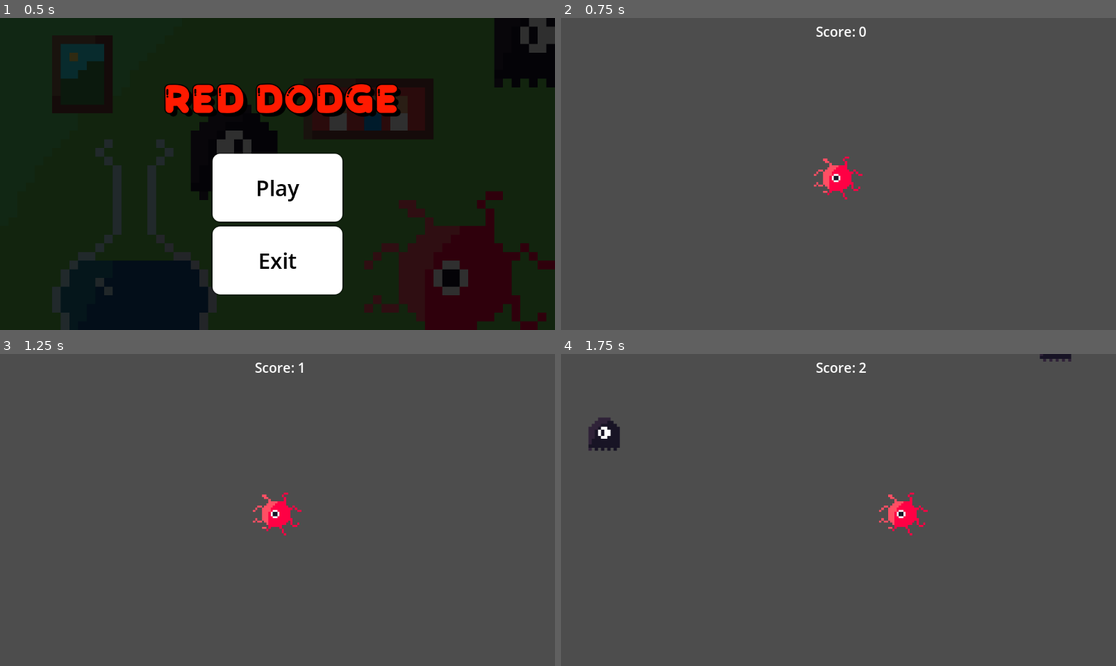
Above: before the commit, frames 1-4 (two rows, left to right).
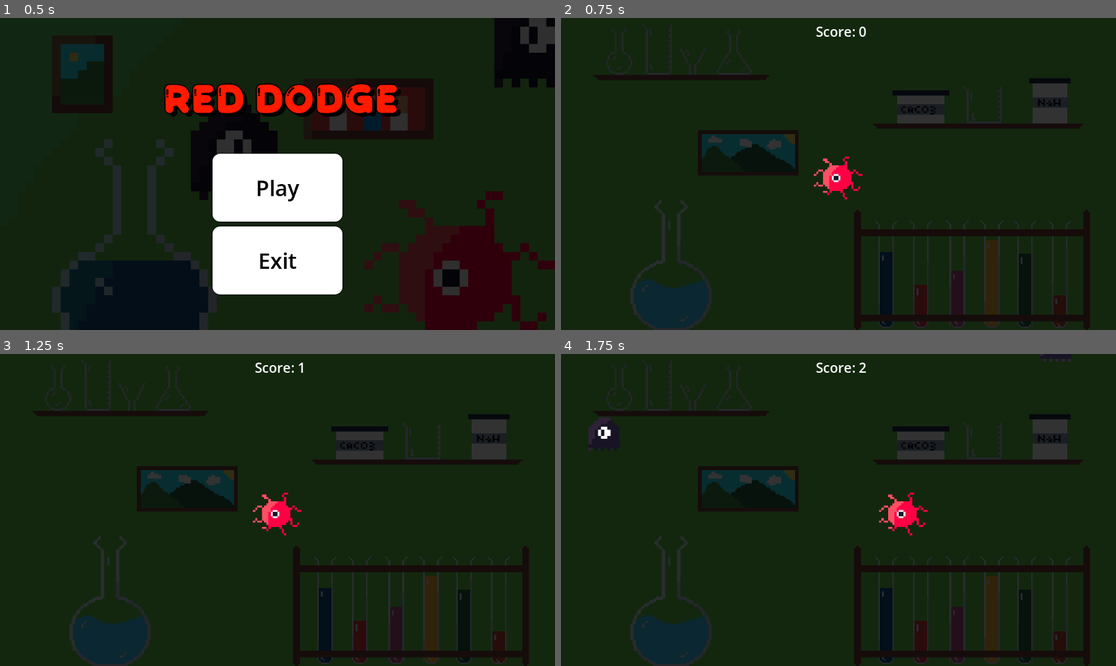
Above: after the commit, the same moments.

Repository: modwodmm/RedDodge
Game: Godot game, scene res://main.tscn
The game is run twice, just before and just after one commit, with the same random seed, the same clock (stepped at 60 frames per second) and the same inputs.
Inputs:
- Up to frame 1 (0.5 s): no input
- Up to frame 2 (0.75 s): click "Play" at 0.5 s
- Up to frame 3 (1.25 s): no input
- Up to frame 4 (1.75 s): tap Enter at 1.25 s; hold D (go_right) from 1.28 s (still down)

Frame 1 is identical in both runs. In frame 2, 99% of the frame differs, in the area x 0-100%, y 0-100%; in frame 3, 99%; in frame 4, 99%.

Commit message:
Added a background for the game and an icon

Diff:
--- a/icon.svg
+++ /dev/null
@@ -1 +0,0 @@
-<svg xmlns="http://www.w3.org/2000/svg" width="128" height="128"><rect width="124" height="124" x="2" y="2" fill="#363d52" stroke="#212532" stroke-width="4" rx="14"/><g fill="#fff" transform="translate(12.322 12.322)scale(.101)"><path d="M105 673v33q407 354 814 0v-33z"/><path fill="#478cbf" d="m105 673 152 14q12 1 15 14l4 67 132 10 8-61q2-11 15-15h162q13 4 15 15l8 61 132-10 4-67q3-13 15-14l152-14V427q30-39 56-81-35-59-83-108-43 20-82 47-40-37-88-64 7-51 8-102-59-28-123-42-26 43-46 89-49-7-98 0-20-46-46-89-64 14-123 42 1 51 8 102-48 27-88 64-39-27-82-47-48 49-83 108 26 42 56 81zm0 33v39c0 276 813 276 814 0v-39l-134 12-5 69q-2 10-14 13l-162 11q-12 0-16-11l-10-65H446l-10 65q-4 11-16 11l-162-11q-12-3-14-13l-5-69z"/><path d="M483 600c0 34 58 34 58 0v-86c0-34-58-34-58 0z"/><circle cx="725" cy="526" r="90"/><circle cx="299" cy="526" r="90"/></g><g fill="#414042" transform="translate(12.322 12.322)scale(.101)"><circle cx="307" cy="532" r="60"/><circle cx="717" cy="532" r="60"/></g></svg>
--- a/main.gd
+++ b/main.gd
@@ -12,6 +12,7 @@
 
 #When game starts
 func _ready() -> void:
+	$Panel.visible = false
 	menu_instance = menu_scene.instantiate()
 	$CanvasLayer.add_child(menu_instance)
 	menu_instance.play.connect(_on_play)
@@ -23,6 +24,7 @@
 #When "Play" is pressed
 func _on_play() -> void:
 	game_state = GAMESTATE.Play
+	$Panel.visible = true
 	$Press.play()
 	$Background.stop()
 	score = 0
@@ -33,6 +35,7 @@
 
 #When player dies
 func _on_player_died():
+	$Panel.visible = false
 	game_state = GAMESTATE.Dead
 	$Background.play()
 	$Death.play()
--- a/main.tscn
+++ b/main.tscn
@@ -2,11 +2,16 @@
 
 [ext_resource type="Script" uid="uid://dms1pxanx6gl4" path="res://main.gd" id="1_h2yge"]
 [ext_resource type="Script" uid="uid://b3c7n4pac05sf" path="res://player.gd" id="2_1bvp3"]
+[ext_resource type="Texture2D" uid="uid://e5dso6pqsr7k" path="res://game_background.png" id="3_5vw27"]
 [ext_resource type="Texture2D" uid="uid://ygsbhghac5mu" path="res://player.png" id="3_lquwl"]
 [ext_resource type="AudioStream" uid="uid://dbpkroe5isn6a" path="res://reddodge.wav" id="4_1bvp3"]
 [ext_resource type="AudioStream" uid="uid://fthy5rdr8jr5" path="res://death.wav" id="5_7mycd"]
 [ext_resource type="AudioStream" uid="uid://bc8mxp023svmv" path="res://play.wav" id="6_272bh"]
 [ext_resource type="Script" uid="uid://b2si7w13wo1o7" path="res://canvas_layer.gd" id="7_272bh"]
+
+[sub_resource type="StyleBoxTexture" id="StyleBoxTexture_5vw27"]
+texture = ExtResource("3_5vw27")
+modulate_color = Color(0.19434911, 0.19434932, 0.1943492, 1)
 
 [sub_resource type="CircleShape2D" id="CircleShape2D_7mycd"]
 radius = 31.04835
@@ -38,6 +43,15 @@
 
 [node name="Main" type="Node2D" unique_id=647091507]
 script = ExtResource("1_h2yge")
+
+[node name="Panel" type="Panel" parent="." unique_id=1888505797]
+offset_top = -3.0
+offset_right = 1152.0
+offset_bottom = 646.0
+theme_override_styles/panel = SubResource("StyleBoxTexture_5vw27")
+
+[node name="CanvasLayer" type="CanvasLayer" parent="." unique_id=1275794891]
+script = ExtResource("7_272bh")
 
 [node name="Camera2D" type="Camera2D" parent="." unique_id=457960801]
 position = Vector2(576, 322)
@@ -77,9 +91,6 @@
 [node name="Press" type="AudioStreamPlayer2D" parent="." unique_id=1489302200]
 stream = ExtResource("6_272bh")
 
-[node name="CanvasLayer" type="CanvasLayer" parent="." unique_id=1275794891]
-script = ExtResource("7_272bh")
-
 [node name="Label" type="Label" parent="." unique_id=1811261336]
 anchors_preset = 5
 anchor_left = 0.5
--- a/menu.gd
+++ b/menu.gd
@@ -4,7 +4,7 @@
 
 # Called when the node enters the scene tree for the first time.
 func _ready() -> void:
-	pass # Replace with function body.
+	pass
 
 func _on_button_pressed() -> void:
 	emit_signal("play")
--- a/project.godot
+++ b/project.godot
@@ -13,7 +13,7 @@
 config/name="FirstGame"
 run/main_scene="res://main.tscn"
 config/features=PackedStringArray("4.6", "GL Compatibility")
-config/icon="res://icon.svg"
+config/icon="uid://ibnb80a6nfgo"
 
 [input]
 
Binary file added: game_background.png
Not shown, added: game_background.png.import
Binary file added: icon.png
Not shown, added: icon.png.import
